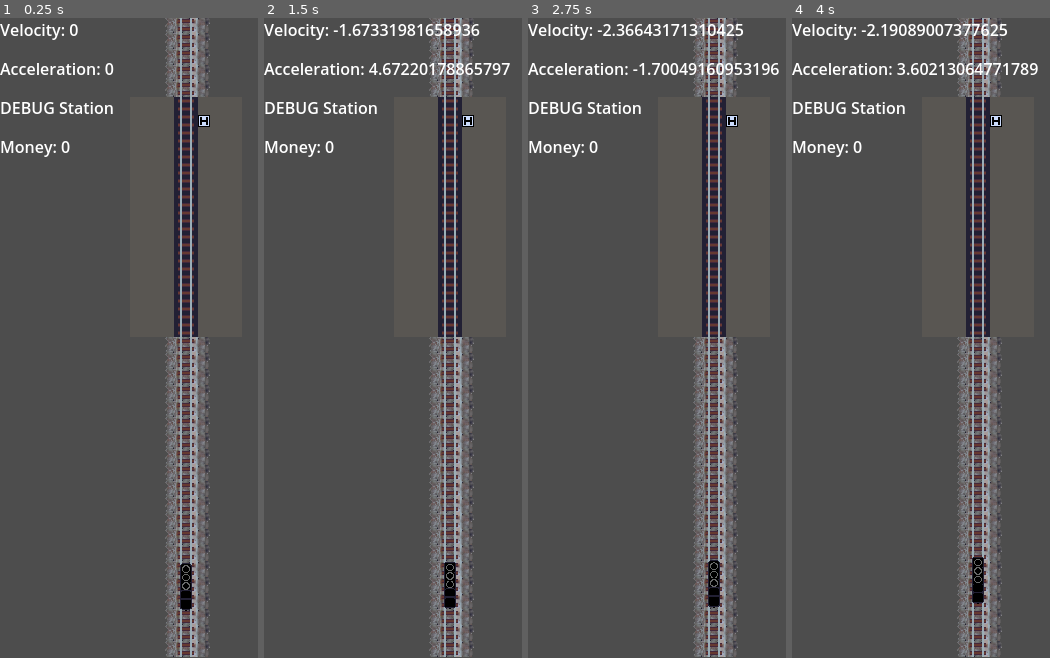
Above: before the commit, frames 1-4 (left to right).
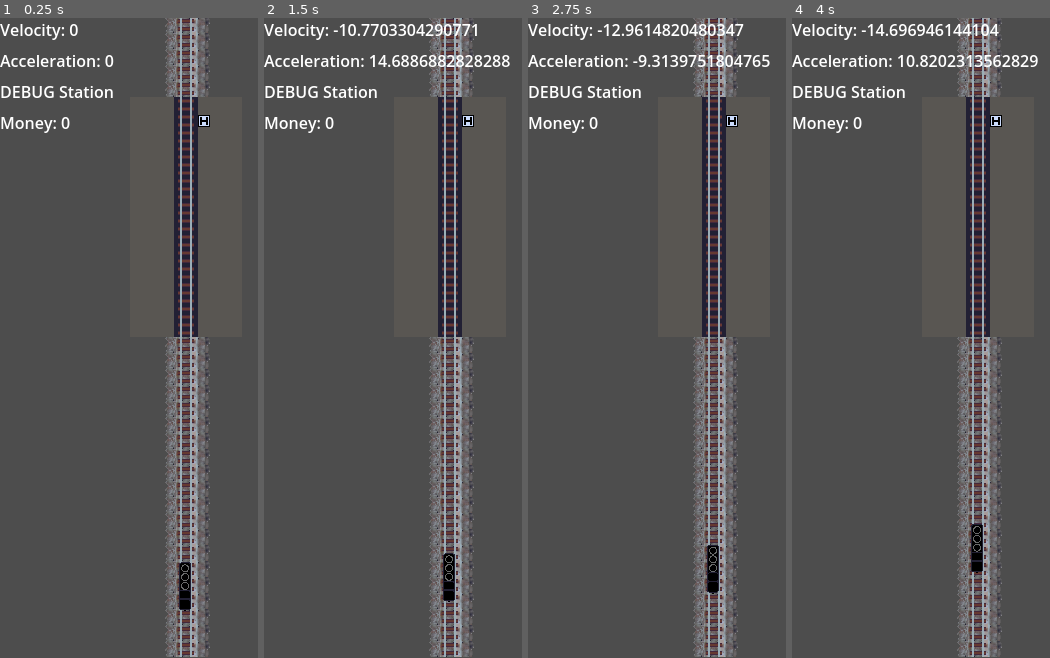
Above: after the commit, the same moments.

Repository: sthoni/gamejamaugust2024
Game: Godot game, scene res://level.tscn
The game is run twice, just before and just after one commit, with the same random seed, the same clock (stepped at 60 frames per second) and the same inputs.
Inputs:
- Up to frame 1 (0.25 s): no input
- Up to frame 2 (1.5 s): tap Enter at 0.5 s; hold Up (accelerate) 0.53-1.28 s; hold Down (brake) from 1.28 s (still down)
- Up to frame 3 (2.75 s): release Down (brake) at 2.03 s; hold Up (accelerate) from 2.03 s (still down)
- Up to frame 4 (4 s): release Up (accelerate) at 3.53 s; hold Down (brake) from 3.53 s (still down)

The runs differ from the first frame. In frame 1, 2.1% of the frame differs, in the area x 0-75%, y 5-93%; in frame 2, 3.6%; in frame 3, 3.6%; in frame 4, 3.8%, in the area x 0-96%, y 0-92%.

Commit message:
Erstes Item kann im Shop gekauft werden.

Diff:
--- a/global/Events.gd
+++ b/global/Events.gd
@@ -10,3 +10,6 @@
 
 # Level Events
 signal money_changed(money: int)
+
+# Shop Events
+signal item_bought(item: Item)
--- a/items/freight_waggon.gd
+++ b/items/freight_waggon.gd
@@ -1,5 +1,11 @@
 class_name FreightWaggon extends Item
+
+@export var transport_amount := 50.0
 
 func apply_effects(target: Node) -> void:
 	if target is Train:
 		target.waggon_amount += 1
+		target.train_shape.scale.y = target.waggon_amount
+		target.train_shape.position.y = (target.waggon_amount * target.train_shape.shape.size.y - 48) / 2
+		target.weight += self.weight
+		target.transport_amount += transport_amount
--- a/items/freight_waggon.tres
+++ b/items/freight_waggon.tres
@@ -3,12 +3,14 @@
 [ext_resource type="Script" path="res://items/freight_waggon.gd" id="1_asytw"]
 
 [sub_resource type="PlaceholderTexture2D" id="PlaceholderTexture2D_sm04s"]
-size = Vector2(32, 32)
+size = Vector2(64, 64)
 
 [resource]
 script = ExtResource("1_asytw")
 id = "FreightWaggon"
 type = 0
 price = 50
+weight = 50.0
+name = "Freight Waggon"
 icon = SubResource("PlaceholderTexture2D_sm04s")
 tooltip_text = "A new waggon. Great!"
--- a/items/item.gd
+++ b/items/item.gd
@@ -6,8 +6,10 @@
 @export var id: String
 @export var type: Type
 @export var price: int
+@export var weight: float
 
 @export_group("Item Visuals")
+@export var name: String
 @export var icon: Texture
 @export_multiline var tooltip_text: String
 
--- a/level.gd
+++ b/level.gd
@@ -18,11 +18,11 @@
 
 func _input(event: InputEvent) -> void:
 	if event.is_action_pressed("DEBUG_train_teleport"):
-		train.position.y -= 340
+		train.position.y -= 420
 
 func _on_station_station_status_changed(status: Station.TrainStatus) -> void:
 	if status == Station.TrainStatus.STOPPED:
-		money += 100
+		money += train.transport_amount
 		Events.emit_signal("money_changed", money)
 		get_tree().paused = true
 		%Shop.show()
--- a/station/station.gd
+++ b/station/station.gd
@@ -61,7 +61,7 @@
 	if body is Train:
 		if status == TrainStatus.STOPPED:
 			status = TrainStatus.DEPARTED
+			train_at_station = null
 		else:
 			status = TrainStatus.AT_STATION
-		train_at_station = null
 		status_changed()
--- a/theme.tres
+++ b/theme.tres
@@ -1,9 +1,11 @@
 [gd_resource type="Theme" format=3 uid="uid://c5vctt5fcxfn"]
 
 [resource]
+GridContainer/constants/h_separation = 32
+GridContainer/constants/v_separation = 32
 HBoxContainer/constants/separation = 32
 MarginContainer/constants/margin_bottom = 64
 MarginContainer/constants/margin_left = 64
 MarginContainer/constants/margin_right = 64
 MarginContainer/constants/margin_top = 64
-VBoxContainer/constants/separation = 16
+VBoxContainer/constants/separation = 8
--- a/train/train.gd
+++ b/train/train.gd
@@ -5,16 +5,19 @@
 var flag_change_dir_on_acc:bool = false
 @export var acc_power := 400.0
 @export var brake_power := 800.0
-@export var WEIGHT_PER_WAGGON := 50.0
-@export var waggon_amount := 2
-@onready var weight := waggon_amount * WEIGHT_PER_WAGGON
+@export var waggon_amount := 1
+@export var items: Array[Item]
+
+@onready var train_shape := $TrainShape
+@onready var weight := 50.0
+@onready var transport_amount := 10.0
 
 var acc := 0.0
 
 func _ready() -> void:
-	print(weight)
-	%TrainShape.scale.y = waggon_amount
-	%TrainShape.position.y = waggon_amount * (%TrainShape.shape.size.x / 2)
+	Events.item_bought.connect(_on_item_bought)
+	for item in items:
+		item.apply_effects(self)
 
 func _physics_process(delta: float) -> void:
 	var new_velocity := velocity.y
@@ -63,3 +66,7 @@
 func _on_timer_acc_timeout():
 	#just set flag, because if you change dir here, you have to wait for 1 timer period to continue driving in same dir after braking down to v = 0
 	flag_change_dir_on_acc = true
+
+func _on_item_bought(item: Item):
+	items.push_back(item)
+	item.apply_effects(self)
--- a/train/train.tscn
+++ b/train/train.tscn
@@ -1,18 +1,22 @@
-[gd_scene load_steps=4 format=3 uid="uid://c3byp0uv73juy"]
+[gd_scene load_steps=6 format=3 uid="uid://c3byp0uv73juy"]
 
 [ext_resource type="Script" path="res://train/train.gd" id="1_q7ry4"]
+[ext_resource type="Script" path="res://items/item.gd" id="2_bm1xa"]
 [ext_resource type="Texture2D" uid="uid://cf1y5qabhp48g" path="res://assets/locomotive.png" id="2_htwba"]
+[ext_resource type="Resource" uid="uid://xywvkp4j84jf" path="res://items/freight_waggon.tres" id="3_yt2h0"]
 
 [sub_resource type="RectangleShape2D" id="RectangleShape2D_xyumy"]
 size = Vector2(16, 48)
 
 [node name="Train" type="CharacterBody2D"]
-position = Vector2(180, 568)
 script = ExtResource("1_q7ry4")
+acc_power = 12000.0
+brake_power = 16000.0
+items = Array[ExtResource("2_bm1xa")]([ExtResource("3_yt2h0")])
 
 [node name="TrainShape" type="CollisionShape2D" parent="."]
-unique_name_in_owner = true
-position = Vector2(1, 0)
+position = Vector2(0, 120)
+scale = Vector2(1, 6)
 shape = SubResource("RectangleShape2D_xyumy")
 
 [node name="Timer_Brake" type="Timer" parent="."]
@@ -23,9 +27,8 @@
 
 [node name="Locomotive" type="Sprite2D" parent="."]
 texture_filter = 1
-position = Vector2(1, 0)
 rotation = 1.5708
-scale = Vector2(0.241643, 0.241643)
+scale = Vector2(0.25, 0.25)
 texture = ExtResource("2_htwba")
 
 [connection signal="timeout" from="Timer_Brake" to="." method="_on_timer_brake_timeout"]
--- /dev/null
+++ b/ui/item_display.gd
@@ -0,0 +1,25 @@
+class_name ItemDisplay extends VBoxContainer
+
+@onready var item_name: Label = $ItemName
+@onready var item_texture: TextureRect = $ItemTexture
+@onready var item_description: Label = $ItemDescription
+@onready var item_buy: Button = $ItemBuy
+
+var item_displayed: Item
+
+func _ready() -> void:
+	pass
+
+func set_item(item: Item) -> void:
+	item_displayed = item
+	set_props()
+
+func set_props() -> void:
+	item_name.text = item_displayed.name
+	item_texture.texture = item_displayed.icon
+	item_description.text = item_displayed.tooltip_text
+	item_buy.text = "Buy (%s $)" % str(item_displayed.price)
+
+
+func _on_item_buy_pressed() -> void:
+	Events.emit_signal("item_bought", item_displayed)
--- /dev/null
+++ b/ui/item_display.tscn
@@ -0,0 +1,28 @@
+[gd_scene load_steps=3 format=3 uid="uid://dpoct08kcld7d"]
+
+[ext_resource type="Script" path="res://ui/item_display.gd" id="1_14cqh"]
+
+[sub_resource type="PlaceholderTexture2D" id="PlaceholderTexture2D_ov08v"]
+size = Vector2(128, 128)
+
+[node name="ItemDisplay" type="VBoxContainer"]
+script = ExtResource("1_14cqh")
+
+[node name="ItemTexture" type="TextureRect" parent="."]
+layout_mode = 2
+texture = SubResource("PlaceholderTexture2D_ov08v")
+stretch_mode = 2
+
+[node name="ItemName" type="Label" parent="."]
+layout_mode = 2
+text = "ITEM NAME"
+
+[node name="ItemDescription" type="Label" parent="."]
+layout_mode = 2
+text = "ITEM DESCRIPTION"
+
+[node name="ItemBuy" type="Button" parent="."]
+layout_mode = 2
+text = "Kaufen"
+
+[connection signal="pressed" from="ItemBuy" to="." method="_on_item_buy_pressed"]
--- a/ui/shop.gd
+++ b/ui/shop.gd
@@ -1,10 +1,15 @@
 extends Control
 
+@export var item_one: Item
+@export var item_two: Item
 
 # Called when the node enters the scene tree for the first time.
 func _ready() -> void:
-	pass # Replace with function body.
+	%ItemDisplay.set_item(item_one)
+	%ItemDisplay2.set_item(item_two)
 
+func add_item(node: Node) -> void:
+	%ItemsDisplayGrid.add_child(node)
 
 # Called every frame. 'delta' is the elapsed time since the previous frame.
 func _process(delta: float) -> void:
@@ -13,3 +18,7 @@
 func _on_continue_button_pressed() -> void:
 	%Shop.hide()
 	get_tree().paused = false
+
+
+func _on_exit_button_pressed() -> void:
+	get_tree().quit()
--- a/ui/shop.tscn
+++ b/ui/shop.tscn
@@ -1,16 +1,15 @@
-[gd_scene load_steps=6 format=3 uid="uid://botpyjbja42c"]
+[gd_scene load_steps=7 format=3 uid="uid://botpyjbja42c"]
 
 [ext_resource type="Theme" uid="uid://c5vctt5fcxfn" path="res://theme.tres" id="1_1gval"]
 [ext_resource type="Script" path="res://ui/shop.gd" id="2_rwf4v"]
+[ext_resource type="PackedScene" uid="uid://dpoct08kcld7d" path="res://ui/item_display.tscn" id="3_qk112"]
+[ext_resource type="Resource" uid="uid://xywvkp4j84jf" path="res://items/freight_waggon.tres" id="3_tfcai"]
 
 [sub_resource type="Gradient" id="Gradient_bcuwd"]
 colors = PackedColorArray(0.2, 0.196078, 0.4, 1, 0.113725, 0.0392157, 0.376471, 1)
 
 [sub_resource type="GradientTexture1D" id="GradientTexture1D_sjscc"]
 gradient = SubResource("Gradient_bcuwd")
-
-[sub_resource type="PlaceholderTexture2D" id="PlaceholderTexture2D_ov08v"]
-size = Vector2(100, 100)
 
 [node name="Shop" type="Control"]
 process_mode = 3
@@ -20,6 +19,8 @@
 offset_bottom = 640.0
 theme = ExtResource("1_1gval")
 script = ExtResource("2_rwf4v")
+item_one = ExtResource("3_tfcai")
+item_two = ExtResource("3_tfcai")
 
 [node name="TextureRect" type="TextureRect" parent="."]
 layout_mode = 1
@@ -47,47 +48,18 @@
 layout_mode = 2
 text = "Train Shop"
 
-[node name="Items" type="HBoxContainer" parent="CenterContainer/VBoxContainer"]
+[node name="ItemsDisplayGrid" type="GridContainer" parent="CenterContainer/VBoxContainer"]
+unique_name_in_owner = true
 layout_mode = 2
 size_flags_vertical = 3
 
-[node name="Item1" type="VBoxContainer" parent="CenterContainer/VBoxContainer/Items"]
+[node name="ItemDisplay" parent="CenterContainer/VBoxContainer/ItemsDisplayGrid" instance=ExtResource("3_qk112")]
+unique_name_in_owner = true
 layout_mode = 2
 
-[node name="Item1Name" type="Label" parent="CenterContainer/VBoxContainer/Items/Item1"]
+[node name="ItemDisplay2" parent="CenterContainer/VBoxContainer/ItemsDisplayGrid" instance=ExtResource("3_qk112")]
+unique_name_in_owner = true
 layout_mode = 2
-text = "ITEM NAME"
-
-[node name="Item1Texture" type="TextureRect" parent="CenterContainer/VBoxContainer/Items/Item1"]
-layout_mode = 2
-texture = SubResource("PlaceholderTexture2D_ov08v")
-
-[node name="Item1Price" type="Label" parent="CenterContainer/VBoxContainer/Items/Item1"]
-layout_mode = 2
-text = "ITEM PRICE"
-
-[node name="Item1Buy" type="Button" parent="CenterContainer/VBoxContainer/Items/Item1"]
-layout_mode = 2
-text = "Kaufen"
-
-[node name="Item2" type="VBoxContainer" parent="CenterContainer/VBoxContainer/Items"]
-layout_mode = 2
-
-[node name="Item1Name" type="Label" parent="CenterContainer/VBoxContainer/Items/Item2"]
-layout_mode = 2
-text = "ITEM NAME"
-
-[node name="Item1Texture" type="TextureRect" parent="CenterContainer/VBoxContainer/Items/Item2"]
-layout_mode = 2
-texture = SubResource("PlaceholderTexture2D_ov08v")
-
-[node name="Item1Price" type="Label" parent="CenterContainer/VBoxContainer/Items/Item2"]
-layout_mode = 2
-text = "ITEM PRICE"
-
-[node name="Item1Buy" type="Button" parent="CenterContainer/VBoxContainer/Items/Item2"]
-layout_mode = 2
-text = "Kaufen"
 
 [node name="HSeparator" type="HSeparator" parent="CenterContainer/VBoxContainer"]
 layout_mode = 2
@@ -106,3 +78,4 @@
 text = "Exit"
 
 [connection signal="pressed" from="CenterContainer/VBoxContainer/VBoxContainer/ContinueButton" to="." method="_on_continue_button_pressed"]
+[connection signal="pressed" from="CenterContainer/VBoxContainer/VBoxContainer/ExitButton" to="." method="_on_exit_button_pressed"]
Not shown: 1 places in level.tscn that only renumber resources
